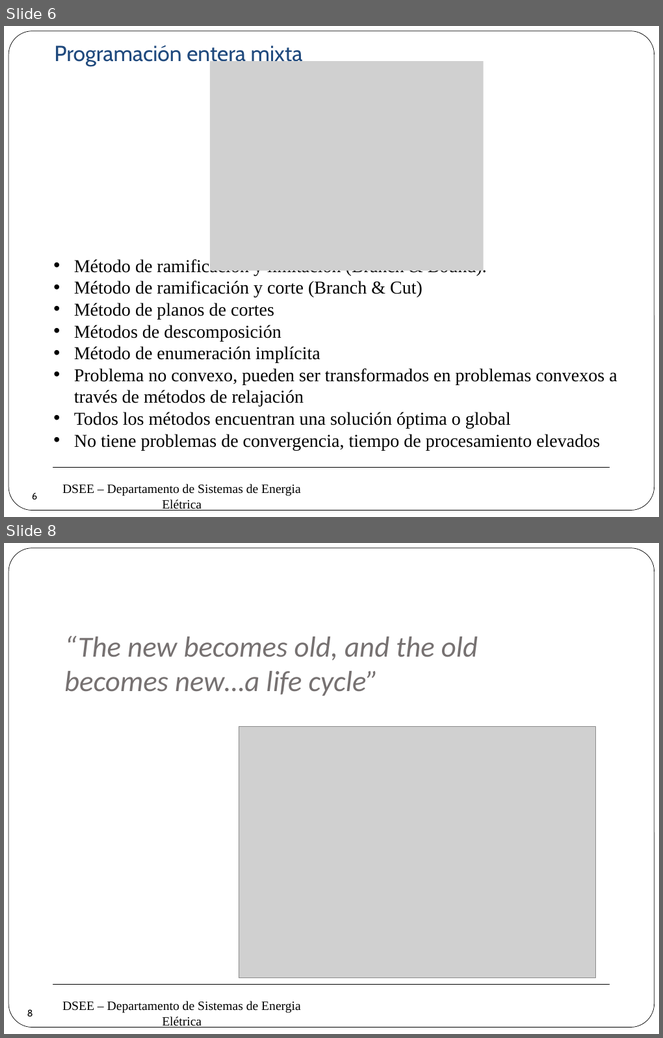
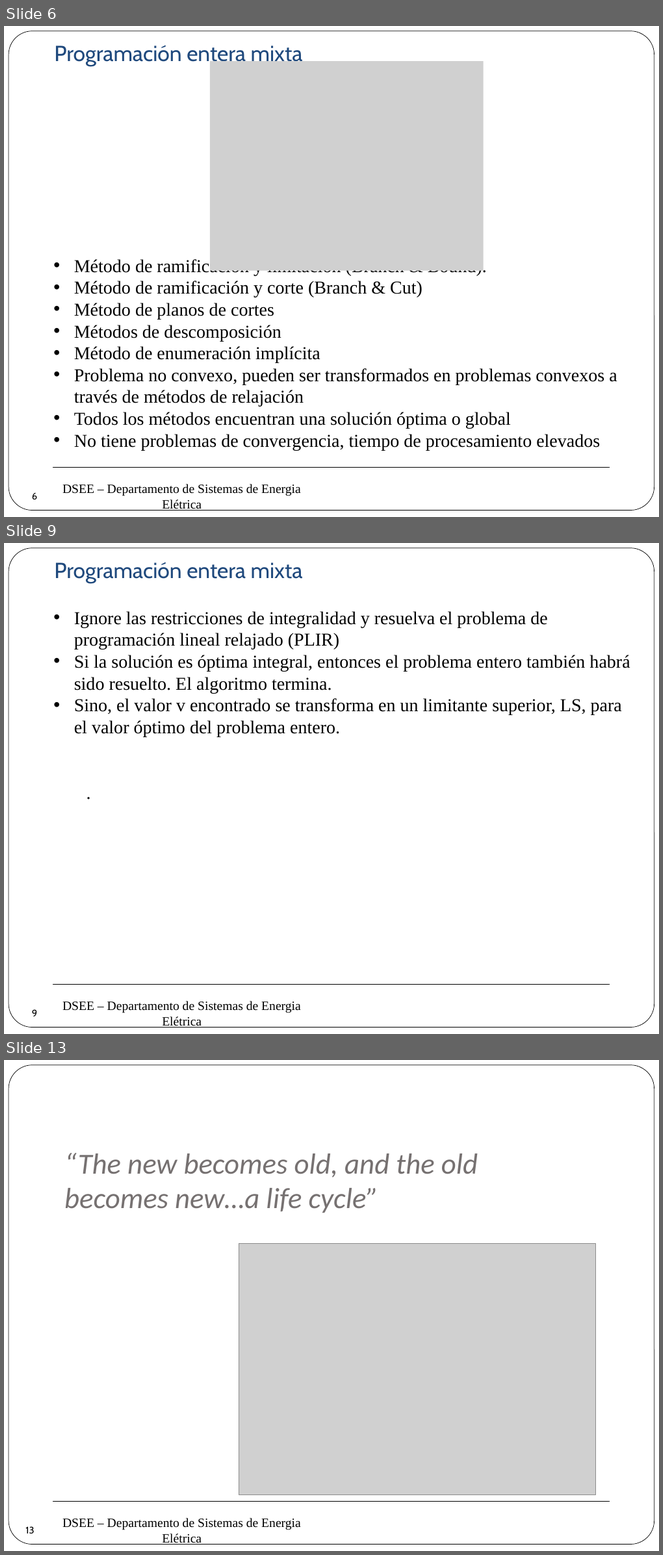
Before and after one commit to erikfilias/Power-Systems-Optimization-using-Julia-Language, a slide deck: 1. Lectures/Introducción a la Optimización aplicada a Sistemas de Energía Eléctrica/Dia 1/4. Programación Lineal (2).pptx. Shown one above the other, each under a label of ours: slides 6 and 8 before the commit, slides 6, 9 and 13 after it; the slides between them are not shown. The pictures are 663x1038 and 663x1555 pixels, drawn with LibreOffice and Linux fonts; fonts in the diff are those of the drawing; grey boxes stand for pictures; background and template pictures are left out. Boxes give left, top, right and bottom in pixels: in the first picture for what was removed or moved away, otherwise in the second. Text is boxed around its words. In the diff, an @@ line names an element or a change of style, - is before the commit and + after.

```diff
--- a/1. Lectures/Introducción a la Optimización aplicada a Sistemas de Energía Eléctrica/Dia 1/4. Programación Lineal (2).pptx
+++ b/1. Lectures/Introducción a la Optimización aplicada a Sistemas de Energía Eléctrica/Dia 1/4. Programación Lineal (2).pptx
@@ slide 9 added at box(4, 543, 659, 1034), background #FFFFFF; not listed: 3 template elements that a slide beside it also shows @@
@@ text added at box(54, 562, 303, 583), 24 pt, text #1F497D @@
+Programación entera mixta
@@ text added at box(74, 611, 630, 737), 20 pt, text #000000 @@
+• Ignore las restricciones de integralidad y resuelva el problema de programación lineal relajado (PLIR)
+• Si la solución es óptima integral, entonces el problema entero también habrá sido resuelto. El algoritmo termina.
+• Sino, el valor v encontrado se transforma en un limitante superior, LS, para el valor óptimo del problema entero.
+  .
@@ page number added at box(22, 1001, 48, 1026), 10.5 pt, text #000000 @@
+9
@@ what was slide 8 is now slide 13 @@
@@ page number at box(25, 1527, 34, 1534): text changed @@
-8
+13
```
Also in this commit, not shown: 1 slide changed, 4 other slides added.
